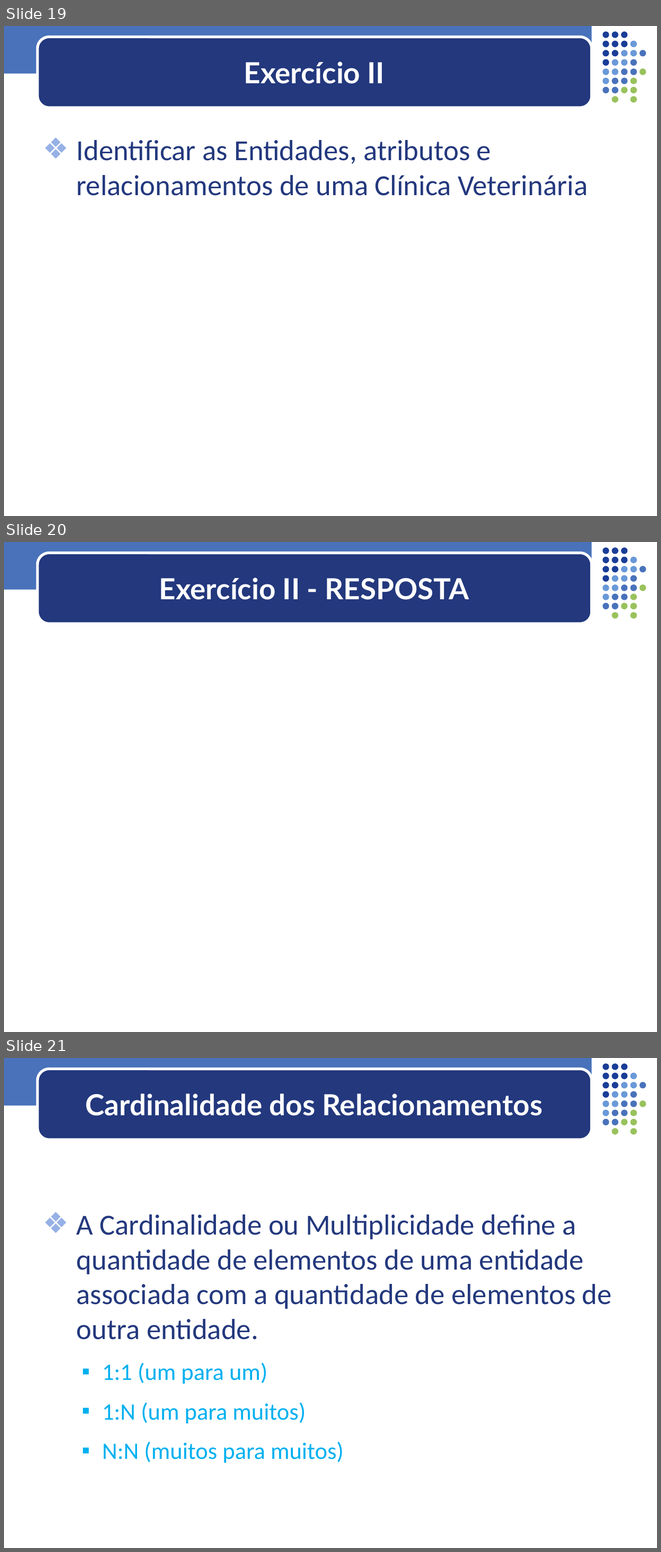
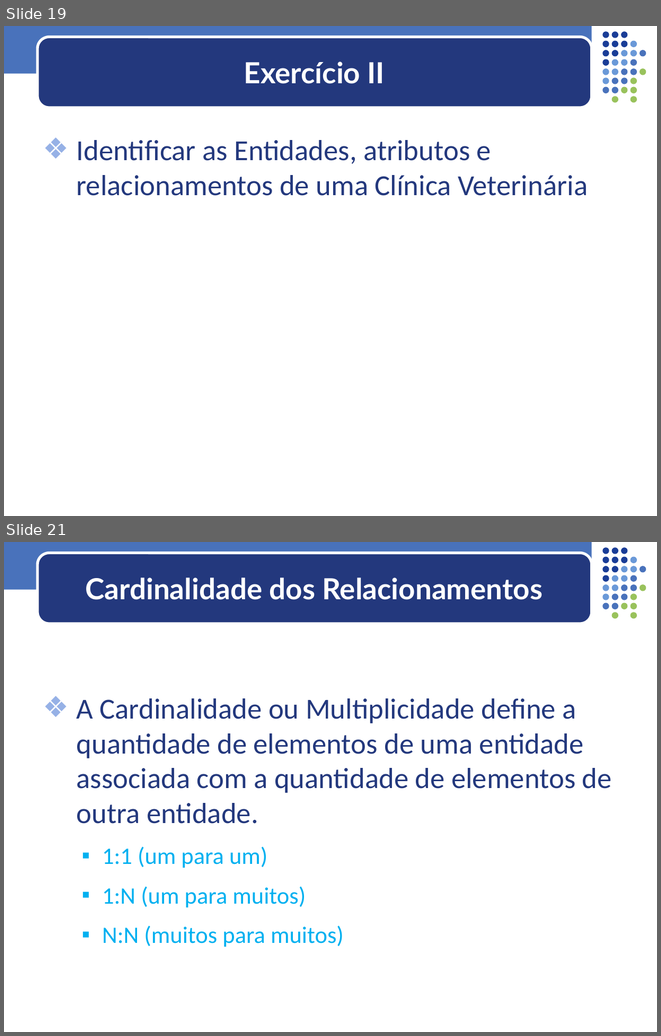
Before and after one commit to ProfAndersonVanin/Aulas_BD, a slide deck: aula_17_03_22/Aula 04 - Modelagem - PROFESSOR.ppt. Shown one above the other, each under a label of ours: slides 19, 20 and 21 before the commit, slides 19 and 21 after it; the slides between them are not shown. The pictures are 661x1552 and 661x1036 pixels, drawn with LibreOffice and Linux fonts; fonts in the diff are those of the drawing; background and template pictures are left out. Boxes give left, top, right and bottom in pixels: in the first picture for what was removed or moved away, otherwise in the second. Text is boxed around its words. In the diff, an @@ line names an element or a change of style, - is before the commit and + after.

Commit message:
Resposta Veterinária

```diff
--- a/aula_17_03_22/Aula 04 - Modelagem - PROFESSOR.ppt
+++ b/aula_17_03_22/Aula 04 - Modelagem - PROFESSOR.ppt
@@ slide 20 removed at <box>4,542,657,1032</box>, background #FFFFFF; not listed: 33 template elements that a slide beside it also shows @@
@@ title removed at <box>159,578,469,600</box> @@
-Exercício II - RESPOSTA
```
Also in this commit, not shown: 1 slide changed, 1 slide added.
